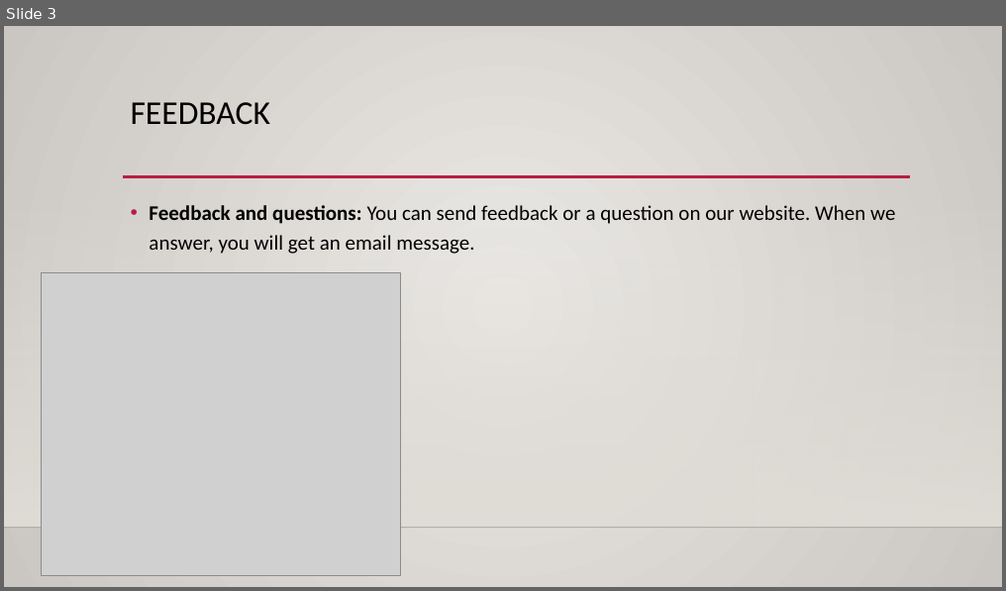
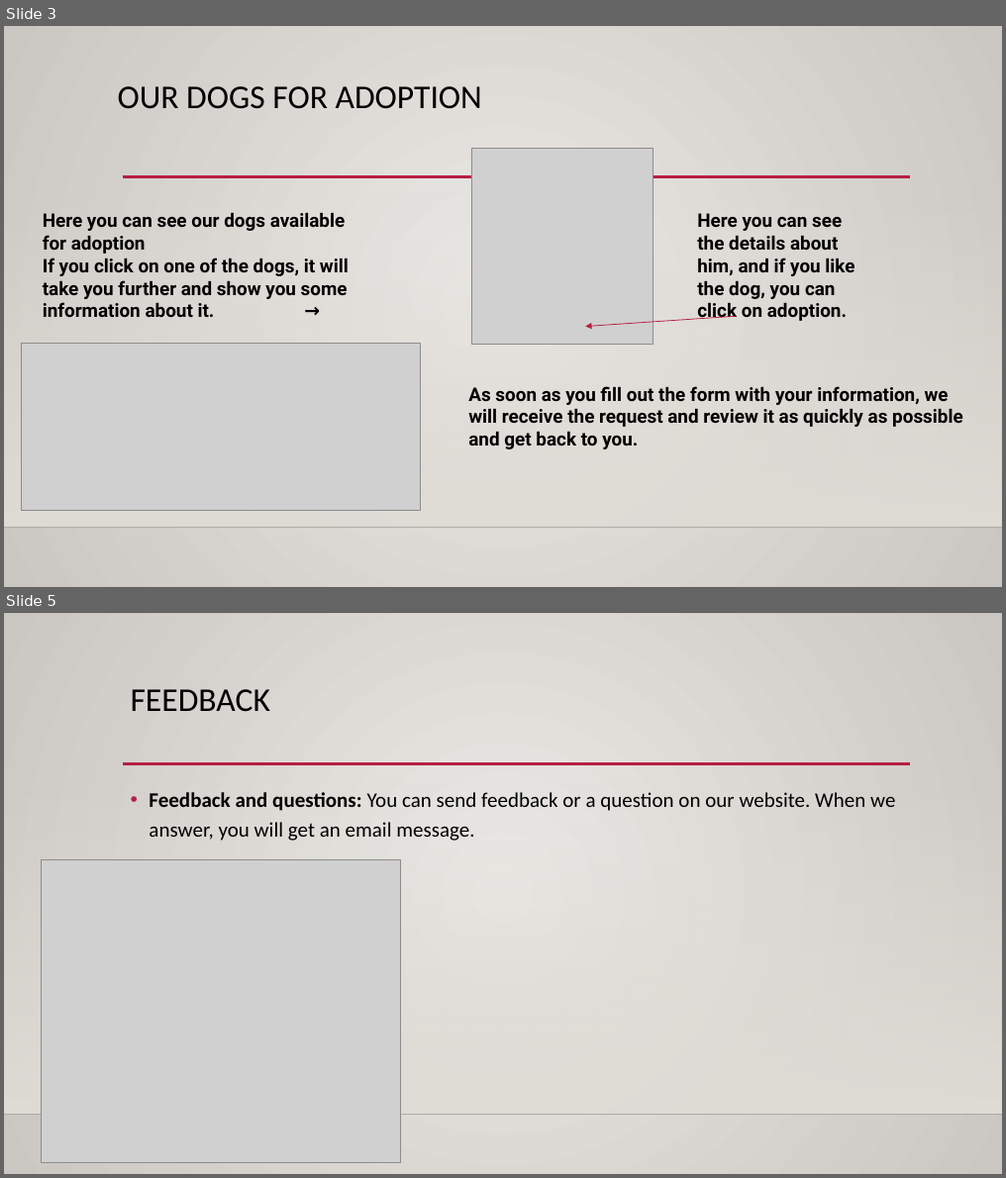
Before and after one commit to Robinhood0123/kutyak, a slide deck: DOKUMENTUMOK/menhelybemutato 1.pptx. Shown one above the other, each under a label of ours: slide 3 before the commit, slides 3 and 5 after it; the slides between them are not shown. The pictures are 1006x591 and 1006x1178 pixels, drawn with LibreOffice and Linux fonts; fonts in the diff are those of the drawing; grey boxes stand for pictures; background and template pictures are left out. Boxes give left, top, right and bottom in pixels: in the first picture for what was removed or moved away, otherwise in the second. Text is boxed around its words. In the diff, an @@ line names an element or a change of style, - is before the commit and + after.

```diff
--- a/DOKUMENTUMOK/menhelybemutato 1.pptx
+++ b/DOKUMENTUMOK/menhelybemutato 1.pptx
@@ slide 3 added at [4, 26, 1002, 587], background gradient #ECEAE7 to #CAC7C1; not listed: 3 template elements that a slide beside it also shows @@
@@ title added at [118, 86, 482, 109], 32 pt, text #000000 @@
+OUR DOGS FOR ADOPTION
@@ picture added at [471, 148, 653, 344] @@
@@ text added at [43, 213, 349, 317], 18 pt, text #000000, bold @@
+Here you can see our dogs available for adoption
+If you click on one of the dogs, it will take you further and show you some information about it. →
@@ text added at [697, 213, 854, 321], 18 pt, text #000000, bold @@
+Here you can see the details about him, and if you like the dog, you can click on adoption.
@@ arrow added from (736, 316) to (586, 326), #B71E42 0.75 pt @@
@@ picture added at [21, 344, 420, 510] @@
@@ text added at [468, 386, 963, 450], 18 pt, text #000000, bold @@
+As soon as you fill out the form with your information, we will receive the request and review it as quickly as possible and get back to you.
@@ what was slide 3 is now slide 5 @@
```
Also in this commit, not shown: 1 other slide added, 2 other files.
